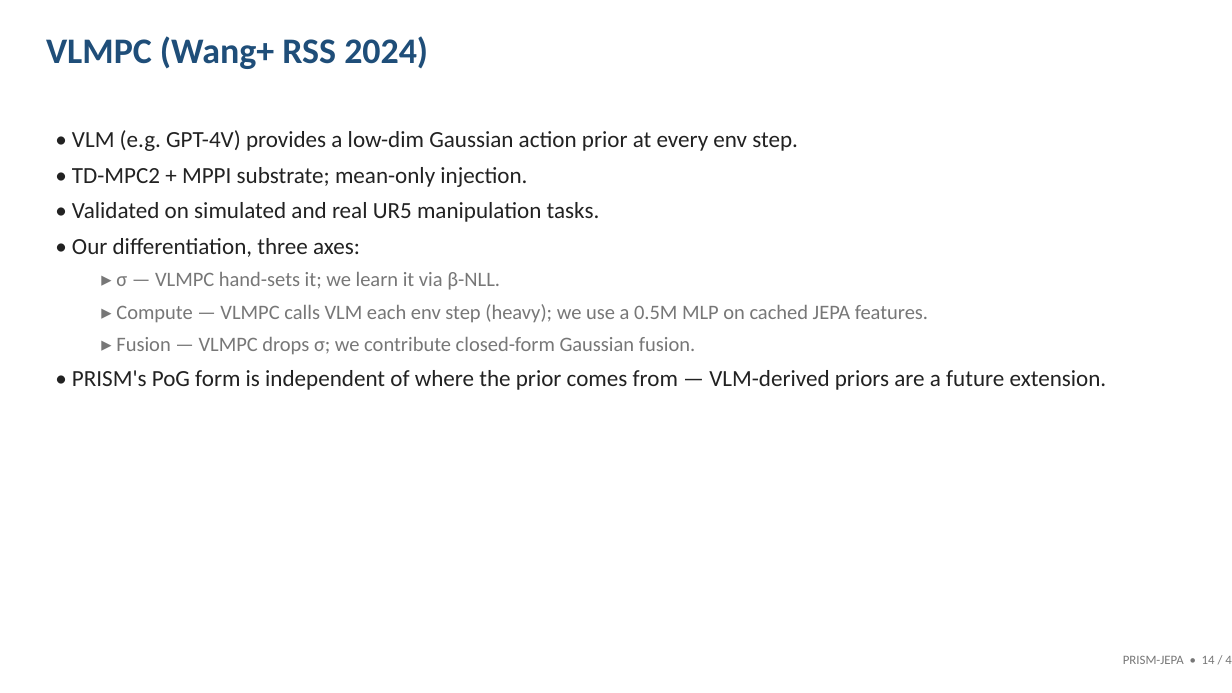
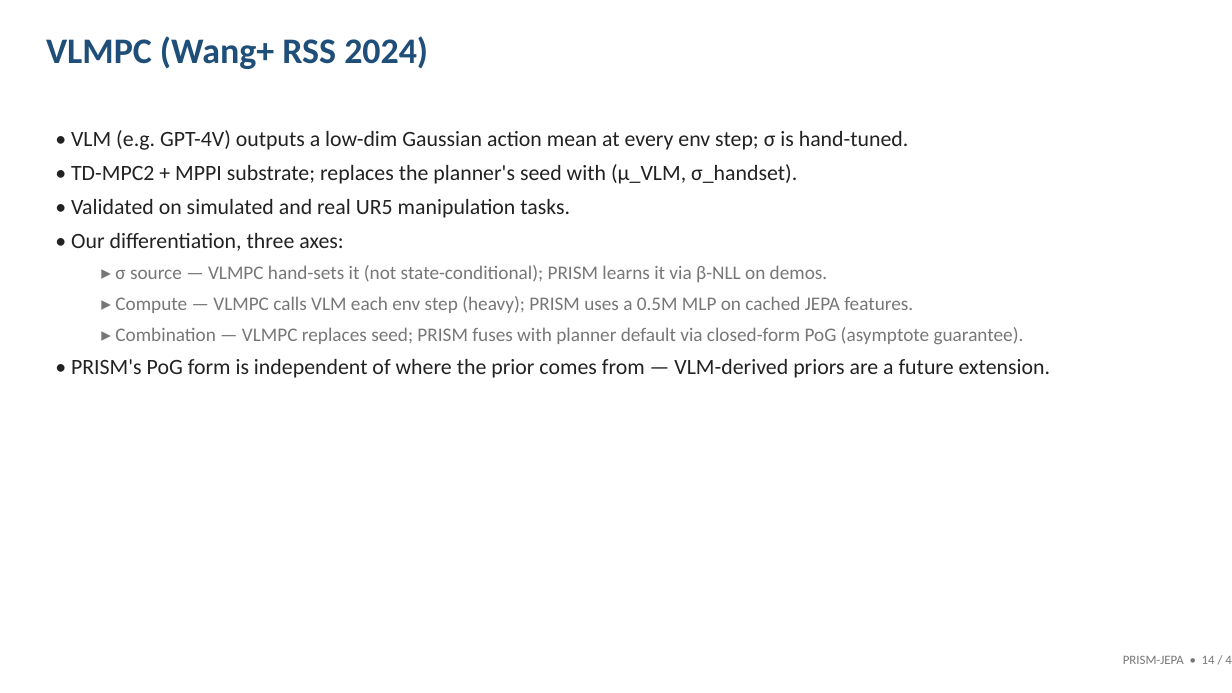
Before and after one commit to yomama2311/prism-ben, a slide deck: slide 14 of prism_jepa_slides.pptx. Drawn at 1232x693 pixels with LibreOffice and Linux fonts; fonts in the diff are those of the drawing. Boxes give left, top, right and bottom in pixels: in the first picture for what was removed or moved away, otherwise in the second. Text is boxed around its words. In the diff, an @@ line names an element or a change of style, - is before the commit and + after.

```diff
--- a/prism_jepa_slides.pptx
+++ b/prism_jepa_slides.pptx
@@ text at [71, 130, 909, 184]: text changed; size 18 to 17 pt @@
-• VLM (e.g. GPT-4V) provides a low-dim Gaussian action prior at every env step.
-• TD-MPC2 + MPPI substrate; mean-only injection.
+• VLM (e.g. GPT-4V) outputs a low-dim Gaussian action mean at every env step; σ is hand-tuned.
+• TD-MPC2 + MPPI substrate; replaces the planner's seed with (μ_VLM, σ_handset).
@@ text at [71, 199, 1051, 378]: size 18 to 17 pt in "• Validated on simulated and real UR5 ...", "• Our differentiation, three axes:", "• PRISM's PoG form is independent of ..." @@
@@ text at [115, 265, 1024, 344]: text changed; size 16 to 15 pt @@
-  ▸ σ — VLMPC hand-sets it; we learn it via β-NLL.
-  ▸ Compute — VLMPC calls VLM each env step (heavy); we use a 0.5M MLP on cached JEPA features.
-  ▸ Fusion — VLMPC drops σ; we contribute closed-form Gaussian fusion.
+  ▸ σ source — VLMPC hand-sets it (not state-conditional); PRISM learns it via β-NLL on demos.
+  ▸ Compute — VLMPC calls VLM each env step (heavy); PRISM uses a 0.5M MLP on cached JEPA features.
+  ▸ Combination — VLMPC replaces seed; PRISM fuses with planner default via closed-form PoG (asymptote guarantee).
```
Also in this commit, not shown: 2 other slides changed, 1 slide added, 1 slide removed, 2 other files.
